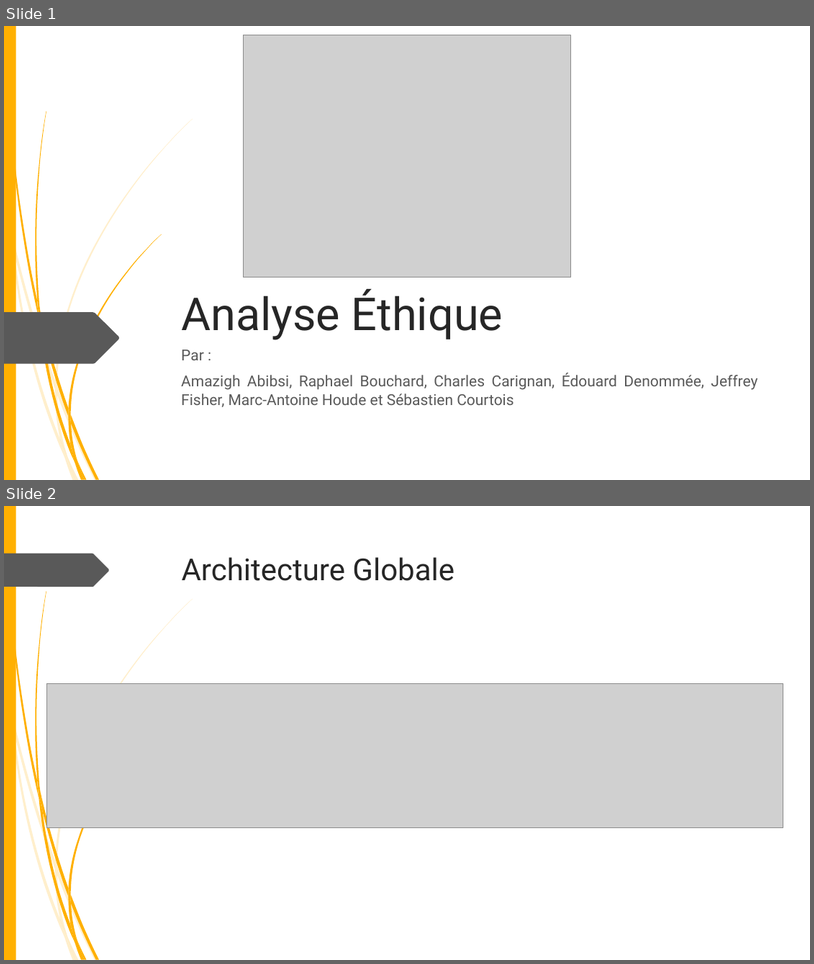
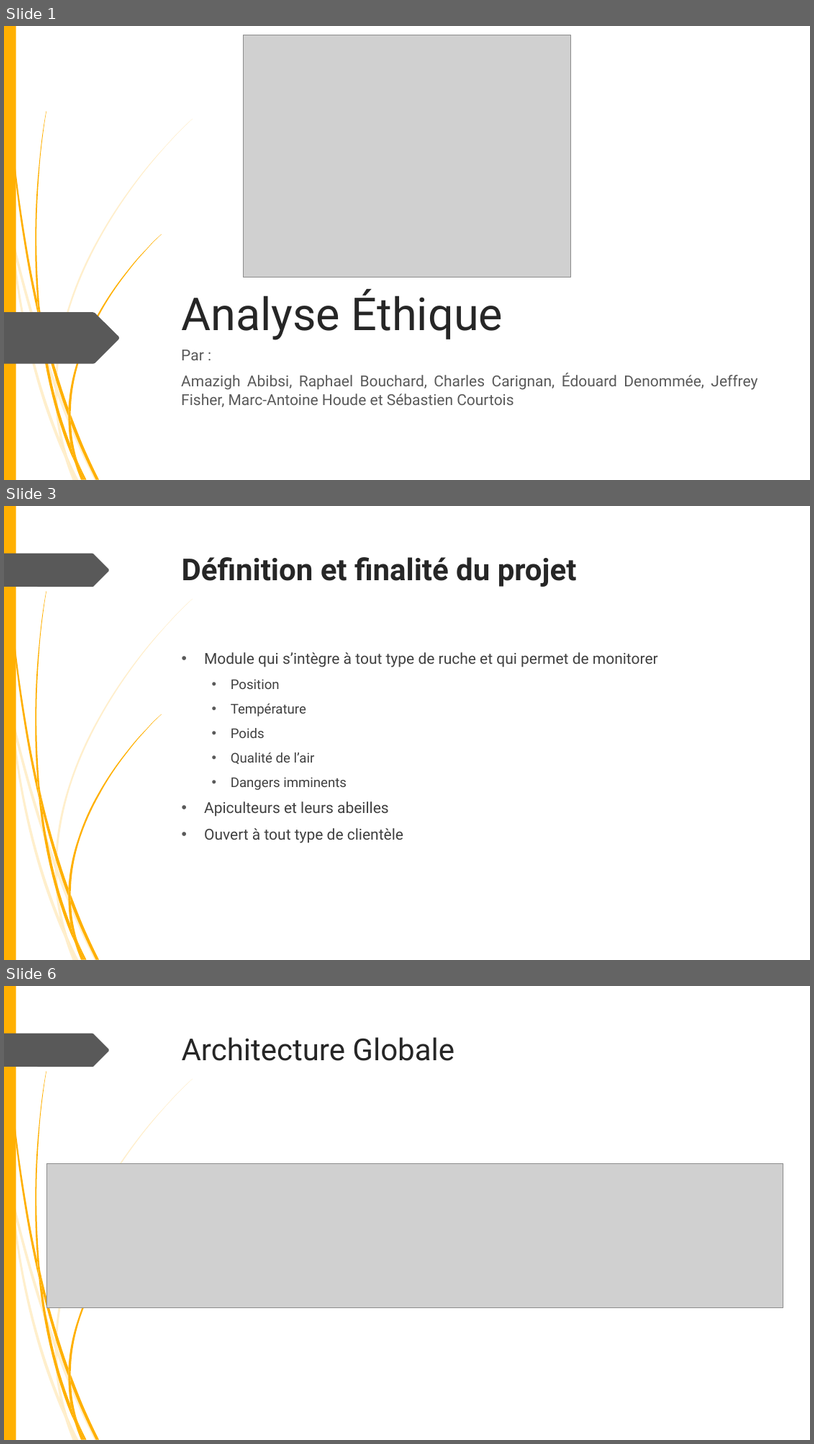
Before and after one commit to fisj2002/Projet_S6_Documentation, a slide deck: Présentation Éthique.pptx. Shown one above the other, each under a label of ours: slides 1 and 2 before the commit, slides 1, 3 and 6 after it; the slides between them are not shown. The pictures are 814x964 and 814x1444 pixels, drawn with LibreOffice and Linux fonts; fonts in the diff are those of the drawing; grey boxes stand for pictures; background and template pictures are left out. Boxes give left, top, right and bottom in pixels: in the first picture for what was removed or moved away, otherwise in the second. Text is boxed around its words. In the diff, an @@ line names an element or a change of style, - is before the commit and + after.

```diff
--- a/Présentation Éthique.pptx
+++ b/Présentation Éthique.pptx
@@ slide 3 added at (4, 506, 810, 960), background #FFFFFF; not listed: 24 template elements that a slide beside it also shows @@
@@ title added at (182, 557, 577, 587), 36 pt, text #262626, bold @@
+Définition et finalité du projet
@@ text added at (204, 652, 658, 843), 18 pt, text #404040 @@
+• Module qui s’intègre à tout type de ruche et qui permet de monitorer
+  • Position
+  • Température
+  • Poids
+  • Qualité de l’air
+  • Dangers imminents
+• Apiculteurs et leurs abeilles
+• Ouvert à tout type de clientèle
@@ what was slide 2 is now slide 6 @@
```
Also in this commit, not shown: 1 slide changed, 3 other slides added.
